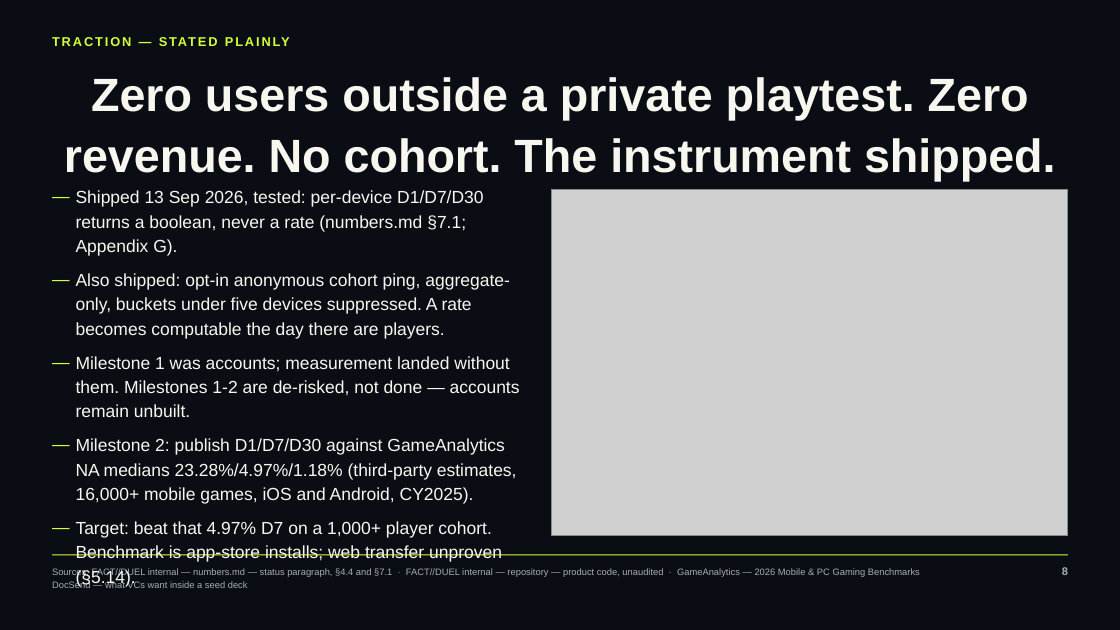
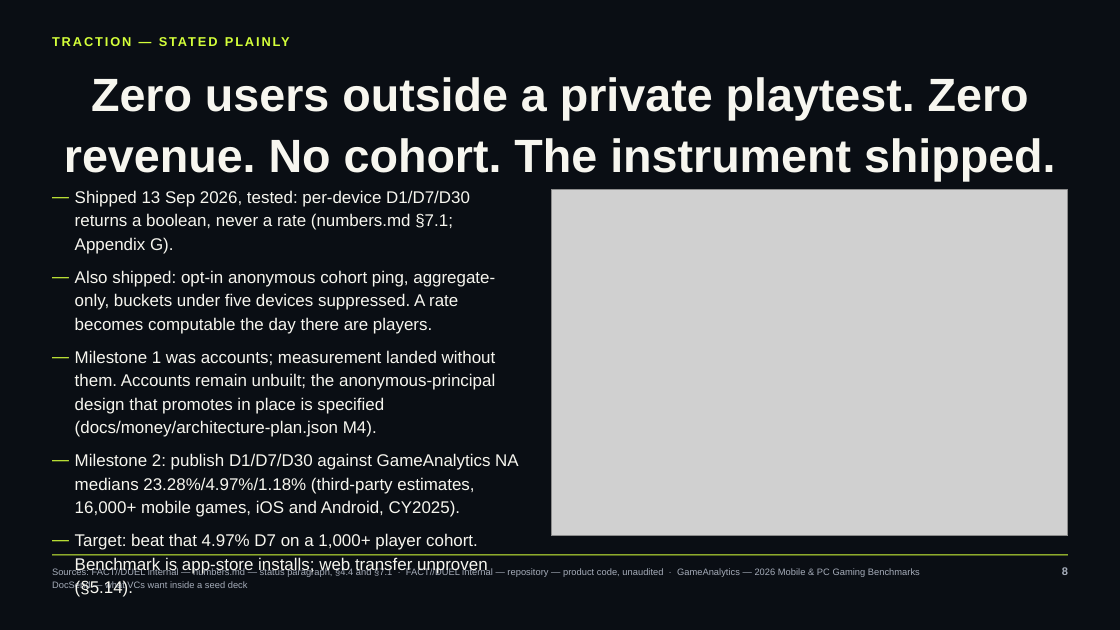
Before and after one commit to occult-kranti/fact-duel, a slide deck: slide 8 of public/product/investor/factduel-seed-deck.pptx. Drawn at 1120x630 pixels with LibreOffice and Linux fonts; fonts in the diff are those of the drawing; grey boxes stand for pictures. Boxes give left, top, right and bottom in pixels: in the first picture for what was removed or moved away, otherwise in the second. Text is boxed around its words. In the diff, an @@ line names an element or a change of style, - is before the commit and + after.

```diff
--- a/public/product/investor/factduel-seed-deck.pptx
+++ b/public/product/investor/factduel-seed-deck.pptx
@@ text at bbox=[75, 190, 519, 550]: size 15 to 14.5 pt in "Shipped 13 Sep 2026, tested: per-device D1/D7/D30 ...", "Also shipped: opt-in anonymous cohort ping, aggregate-only, ...", "Milestone 2: publish D1/D7/D30 against GameAnalytics NA ...", "Target: beat that 4.97% D7 on a ..."; indent changed @@
@@ text at bbox=[75, 350, 496, 437]: text changed; size 15 to 14.5 pt @@
-— Milestone 1 was accounts; measurement landed without them. Milestones 1-2 are de-risked, not done — accounts remain unbuilt.
+— Milestone 1 was accounts; measurement landed without them. Accounts remain unbuilt; the anonymous-principal design that promotes in place is specified (docs/money/architecture-plan.json M4).
```
Also in this commit, not shown: 10 other slides changed, 2 slides added, 2 slides removed, 6 other files.
